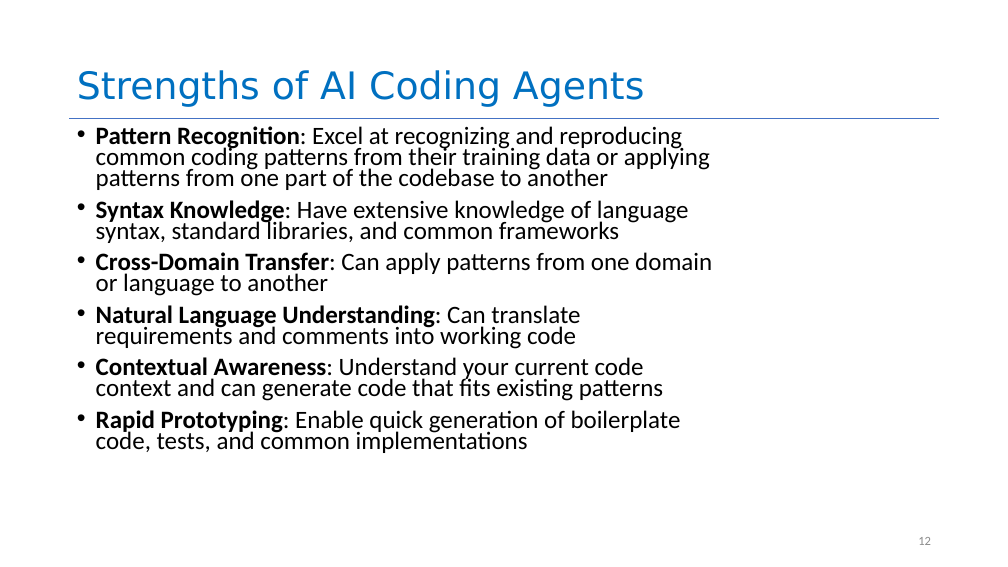
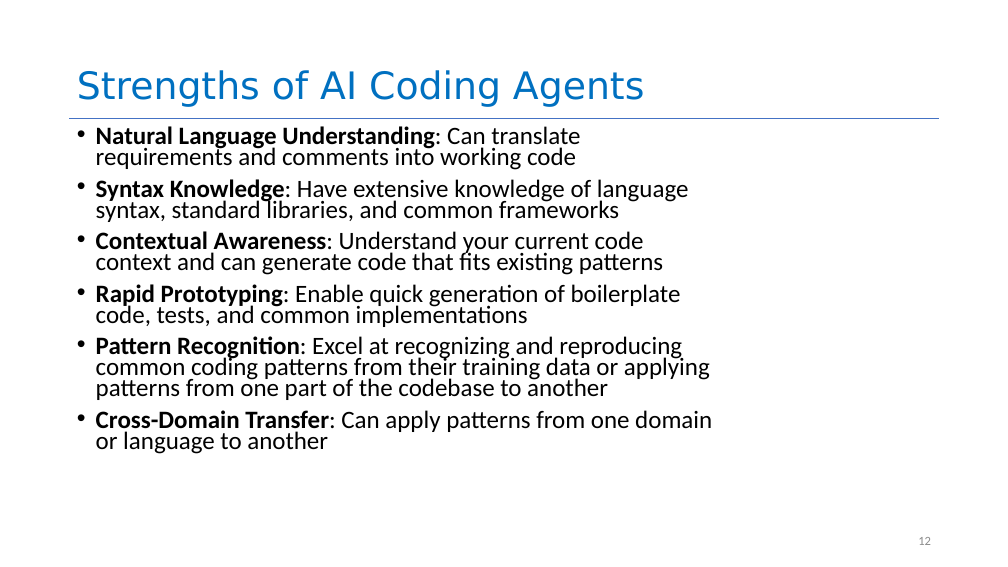
Before and after one commit to neu-se/CS4530-Fall-2025, a slide deck: slide 12 of Slides/Module 17 Using AI Agents.pptx. Drawn at 1008x567 pixels with LibreOffice and Linux fonts; fonts in the diff are those of the drawing. Boxes give left, top, right and bottom in pixels: in the first picture for what was removed or moved away, otherwise in the second. Text is boxed around its words. In the diff, an @@ line names an element or a change of style, - is before the commit and + after.

Commit message:
tweaked slides for M17

```diff
--- a/Slides/Module 17 Using AI Agents.pptx
+++ b/Slides/Module 17 Using AI Agents.pptx
@@ text at box(96, 126, 580, 170): text changed @@
-• Pattern Recognition: Excel at recognizing and reproducing common coding patterns from their training data or applying patterns from one part of the codebase to another
+• Natural Language Understanding: Can translate requirements and comments into working code
@@ text at box(96, 252, 712, 349): paragraphs removed @@
-• Cross-Domain Transfer: Can apply patterns from one domain or language to another
-• Natural Language Understanding: Can translate requirements and comments into working code
@@ text at box(96, 336, 712, 454): paragraphs added @@
+• Pattern Recognition: Excel at recognizing and reproducing common coding patterns from their training data or applying patterns from one part of the codebase to another
+• Cross-Domain Transfer: Can apply patterns from one domain or language to another
```
Also in this commit, not shown: 1 other slide changed, 1 other file.
